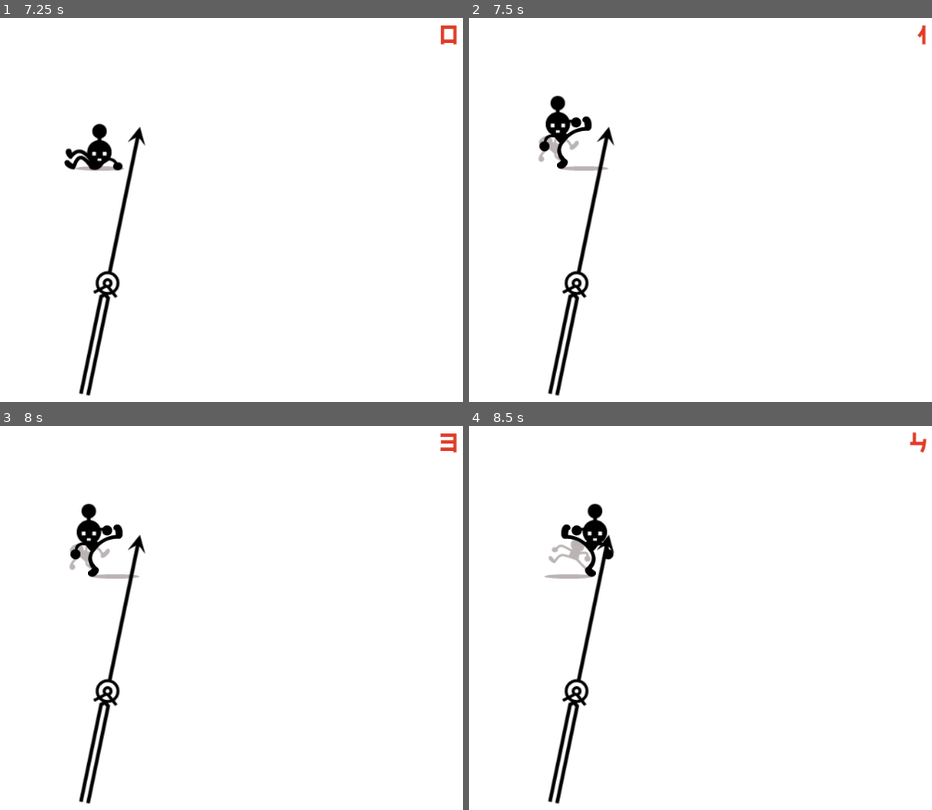
Above: before the commit, frames 1-4 (two rows, left to right).
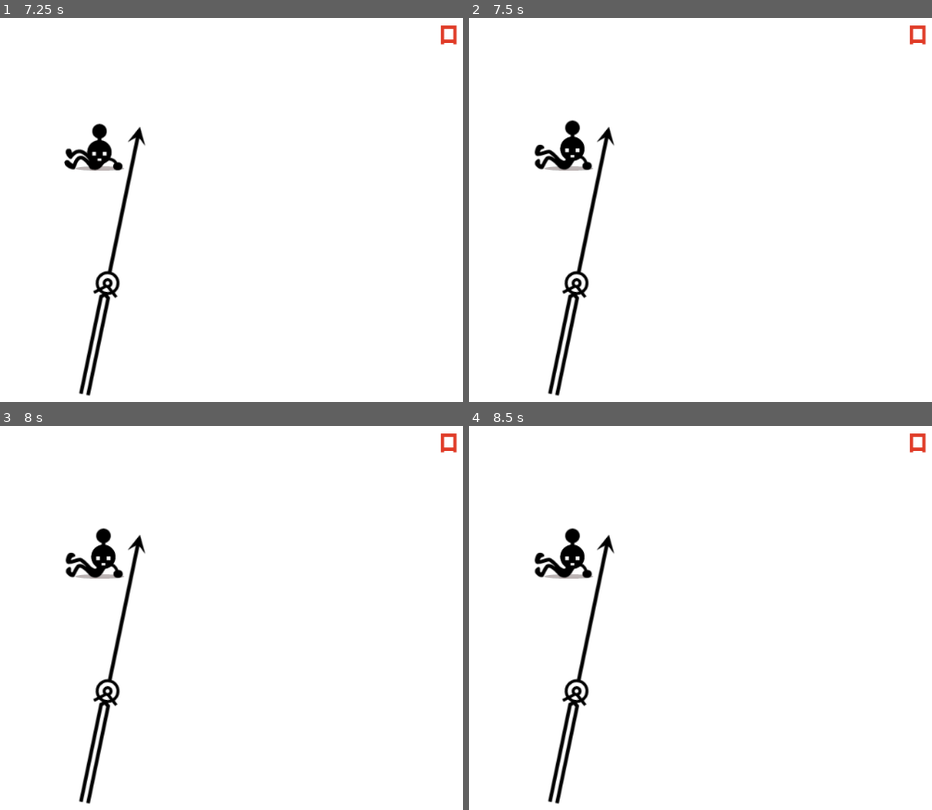
Above: after the commit, the same moments.

Repository: NoodleSushi/Mr-Upbeat-Godot-Remake
Game: Godot game, scene res://Node2D.tscn
Two runs of this game, one before a commit and one after it. Both use one fixed random seed, a clock stepped at 60 frames per second and the inputs below.
Inputs:
- Up to frame 1 (7.25 s): tap Enter (ui_accept) at 0.5, 0.6, 0.77, 1.07, 1.35, 1.52, 1.82, 2.1, 2.75, 2.85, 3.02, 3.32, 3.6, 3.77, 4.07, 4.35, 4.52, 4.82, 5.1, 5.75, 5.85, 6.02, 6.32, 6.6, 6.77, 7.07 s
- Up to frame 2 (7.5 s): tap Enter (ui_accept) at 7.35 s
- Up to frame 3 (8 s): tap Enter (ui_accept) at 7.52, 7.82 s
- Up to frame 4 (8.5 s): tap Enter (ui_accept) at 8.1 s

Frame 1 is identical in both runs. In frame 2, 1.4% of the frame differs, in the area x 14-98%, y 1-40%; in frame 3, 1.4%; in frame 4, 1.5%, in the area x 14-99%, y 1-40%.

Commit message:
Implemented 2 more animations

Diff:
--- a/Knome.gd
+++ b/Knome.gd
@@ -50,7 +50,7 @@
 	#get_tree().quit()
 	print("fail",beat_timer)
 	GlobalState = GLOBAL_OVER
-	$MrUpbeat/move.play((["trip_left","trip_right"])[index])
+	$MrUpbeat/move.play((["trip_left","trip_right","bump_left","bump_right"])[index])
 
 func play_audio(Audio):
 	if typeof(Audio) != TYPE_STRING:
@@ -117,8 +117,8 @@
 			pass
 		GAME_IN:
 			if mid > spb()/8:
-				if tick_phase == 2 and step_left: _epicfail(0)
-				if tick_phase == 0 and !step_left: _epicfail(1)
+				if tick_phase == 2 and step_left: _epicfail(2)
+				if tick_phase == 0 and !step_left: _epicfail(3)
 				if tick_phase == 2 or tick_phase == 0: InState = GAME_OUT
 			pass
 	if beats > 0: $Metronome.set_rotation_degrees(90+Rotation*60)
@@ -133,7 +133,7 @@
 	#if ticks_so_far >
 
 func _input(event):
-	if Input.is_action_just_pressed("ui_accept") and $Timer.is_stopped():
+	if Input.is_action_just_pressed("ui_accept") and $Timer.is_stopped() and GlobalState != GLOBAL_OVER:
 		if InState == GAME_IN: add_score()
 		$Audio_Step.play()
 		step_left = not step_left
